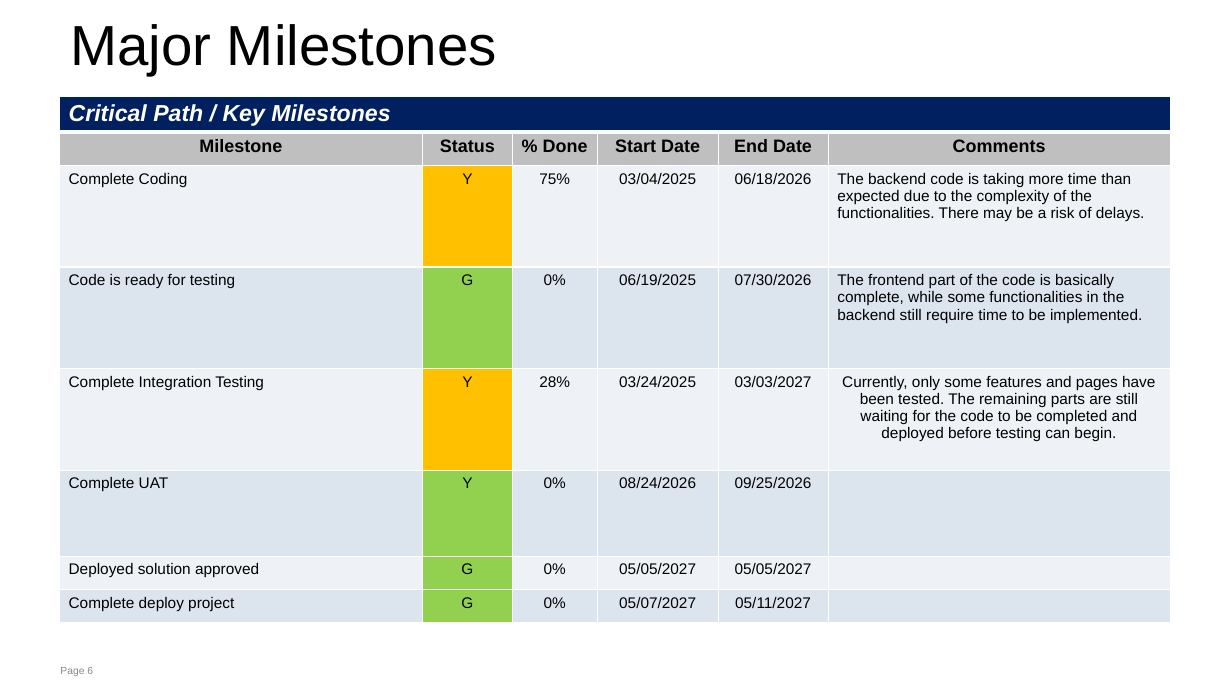
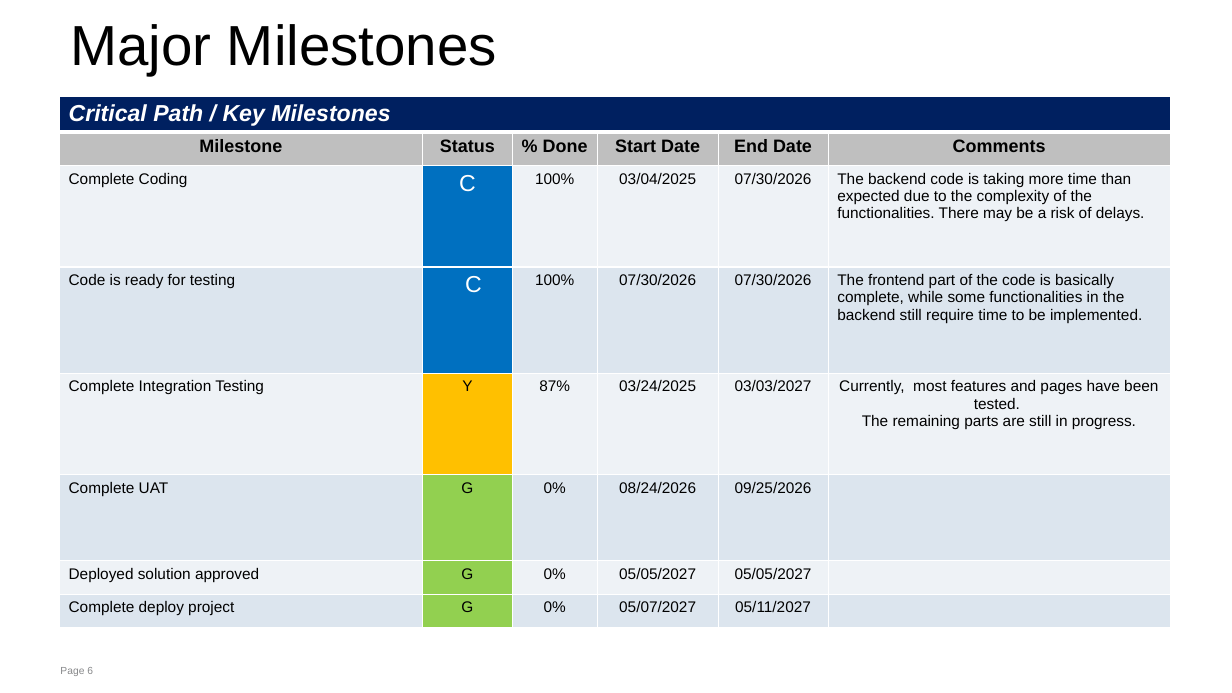
Before and after one commit to dkl520/cs7315_project, a slide deck: slide 6 of 4/group2 - pro4.pptx. Drawn at 1232x693 pixels with LibreOffice and Linux fonts; fonts in the diff are those of the drawing. Boxes give left, top, right and bottom in pixels: in the first picture for what was removed or moved away, otherwise in the second. Text is boxed around its words. In the diff, an @@ line names an element or a change of style, - is before the commit and + after.

```diff
--- a/4/group2 - pro4.pptx
+++ b/4/group2 - pro4.pptx
@@ table at (x1=59, y1=96, x2=1170, y2=629) @@
-row 3: Complete Coding | Y | 75% | 03/04/2025 | 06/18/2026 | The backend code is taking more time than expected due to the complexity of the functionalities. There may be a risk of delays.
+row 3: Complete Coding | C | 100% | 03/04/2025 | 07/30/2026 | The backend code is taking more time than expected due to the complexity of the functionalities. There may be a risk of delays.
-row 4: Code is ready for testing | G | 0% | 06/19/2025 | 07/30/2026 | The frontend part of the code is basically complete, while some functionalities in the backend still require time to be implemented.
+row 4: Code is ready for testing | GC | 100% | 07/30/2026 | 07/30/2026 | The frontend part of the code is basically complete, while some functionalities in the backend still require time to be implemented.
-row 5, column 3: 28%
+row 5, column 3: 87%
-row 5, column 6: Currently, only some features and pages have been tested. The remaining parts are still waiting for the code to be completed and deployed before testing can begin.
+row 5, column 6: Currently, most features and pages have been tested. / The remaining parts are still in progress.
-row 6, column 2: Y
+row 6, column 2: G
@@ fill #FFC000 to #0070C0 in row 3, column 2 @@
@@ fill #92D050 to #0070C0 in row 4, column 2 @@
```
Also in this commit, not shown: 6 other slides changed, 6 slides removed, 1 other file.
